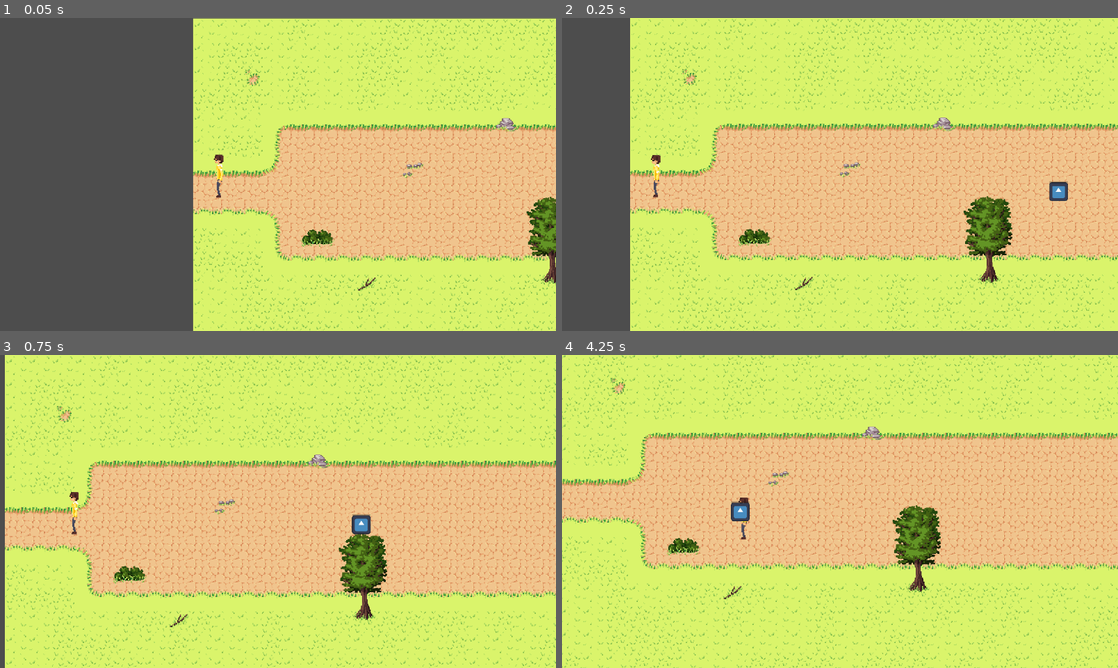
Above: before the commit, frames 1-4 (two rows, left to right).
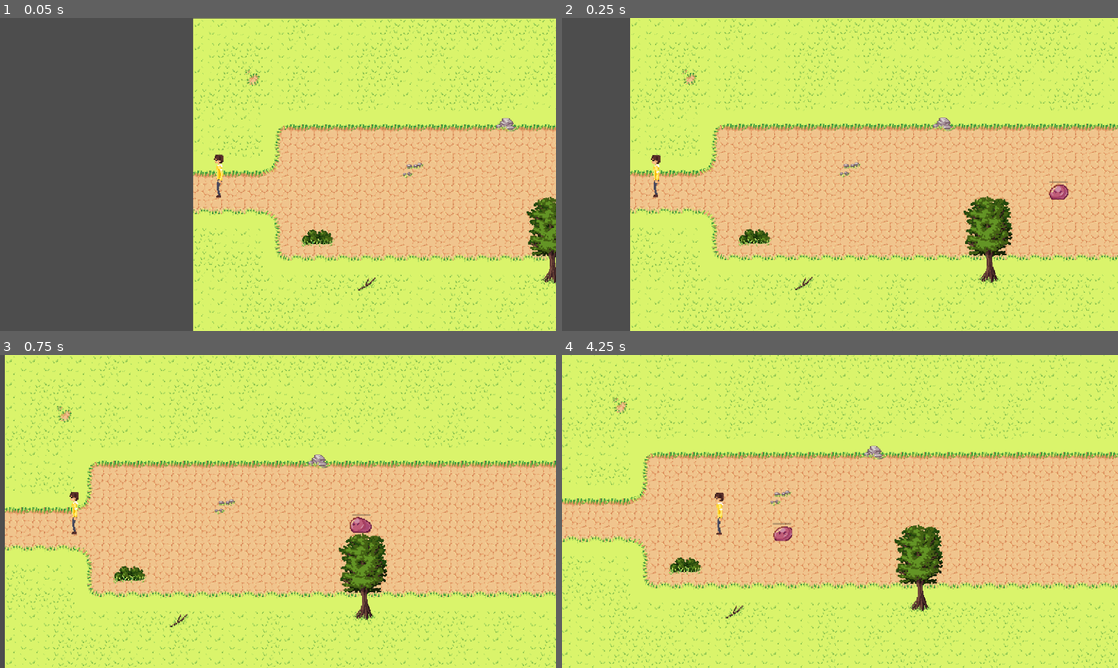
Above: after the commit, the same moments.

Repository: Kiwi-the-Cat/Untitled-Roguelike
Game: Godot game, scene res://level/level_3.tscn
Two runs of this game, one before a commit and one after it. Both use one fixed random seed, a clock stepped at 60 frames per second and the inputs below. This scene is started directly instead of the project's main scene. The engine's default icon, where the game draws it, is replaced by a stand-in: a white triangle on a blue panel in a dark square.
Inputs (mouse positions are in pixels of both pictures, inside the frame that each line leads up to):
- Up to frame 1 (0.05 s): no input
- Up to frame 2 (0.25 s): no input
- Up to frame 3 (0.75 s): move the mouse to (400, 495) at 0.52 s; hold Right (ui_right) from 0.53 s (still down); click (400, 495) at 0.6 s
- Up to frame 4 (4.25 s): release Right (ui_right) at 1.25 s; drag from (728, 527) to (812, 574) at 1.27 s; move the mouse to (895, 442) at 2.02 s; hold Right (ui_right) 2.03-2.75 s; click (895, 442) at 2.1 s; drag from (812, 574) to (873, 511) at 2.77 s; move the mouse to (1006, 558) at 3.52 s; hold Left (ui_left) from 3.53 s (still down); click (1006, 558) at 3.6 s

Frame 1 is identical in both runs. In frame 2, 0.2% of the frame differs, in the area x 87-92%, y 52-59%; in frame 3, 0.2%; in frame 4, 31%, in the area x 0-100%, y 0-100%.

Commit message:
Added animations to enemy attack
Also had to fix player collisions again?

Diff:
--- a/enemies/enemy.gd
+++ b/enemies/enemy.gd
@@ -16,8 +16,15 @@
 var currentPos:Vector2
 var nextPos:Vector2
 
-func _process(delta):
-	move()
+func _process(_delta):
+	if(attacking):
+		$AnimatedSprite2D.play("attack")
+	elif(health <= 0):
+		$AnimatedSprite2D.play("death")
+	else:
+		$AnimatedSprite2D.play("idle")
+	if(player != null):
+		move()
 
 func move():
 	target = Vector2(player.position.x, player.position.y)
@@ -35,6 +42,6 @@
 func _on_attack_timer_timeout():
 	attacking = true
 
-func _on_hitbox_area_entered(area):
+func _on_hitbox_area_entered(_area):
 	attacking = false
 	attackTimer.start(0.5)
--- a/enemies/enemy.tscn
+++ b/enemies/enemy.tscn
@@ -1,24 +1,158 @@
-[gd_scene load_steps=6 format=3 uid="uid://d1bd4e7q7jh2p"]
+[gd_scene load_steps=26 format=3 uid="uid://d1bd4e7q7jh2p"]
 
-[ext_resource type="Texture2D" uid="uid://bjy37sh85ccg5" path="res://icon.svg" id="1_6s5g5"]
 [ext_resource type="Script" path="res://enemies/enemy.gd" id="1_hlivd"]
+[ext_resource type="Texture2D" uid="uid://csfkkhgj2nord" path="res://assets/slime_attack.png" id="2_2p043"]
+[ext_resource type="Texture2D" uid="uid://7raq8dwgqir" path="res://assets/slime_death.png" id="3_r2qxm"]
+[ext_resource type="Texture2D" uid="uid://xocnw8o402pa" path="res://assets/slime_hit.png" id="4_cha8e"]
+[ext_resource type="Texture2D" uid="uid://coydq20j4ocs" path="res://assets/slime_idle.png" id="5_3j27t"]
+
+[sub_resource type="AtlasTexture" id="AtlasTexture_0u2e0"]
+atlas = ExtResource("2_2p043")
+region = Rect2(0, 0, 32, 32)
+
+[sub_resource type="AtlasTexture" id="AtlasTexture_v26se"]
+atlas = ExtResource("2_2p043")
+region = Rect2(32, 0, 32, 32)
+
+[sub_resource type="AtlasTexture" id="AtlasTexture_00g6x"]
+atlas = ExtResource("2_2p043")
+region = Rect2(64, 0, 32, 32)
+
+[sub_resource type="AtlasTexture" id="AtlasTexture_ecnk0"]
+atlas = ExtResource("2_2p043")
+region = Rect2(96, 0, 32, 32)
+
+[sub_resource type="AtlasTexture" id="AtlasTexture_08g25"]
+atlas = ExtResource("2_2p043")
+region = Rect2(128, 0, 32, 32)
+
+[sub_resource type="AtlasTexture" id="AtlasTexture_0mcvl"]
+atlas = ExtResource("3_r2qxm")
+region = Rect2(0, 0, 32, 32)
+
+[sub_resource type="AtlasTexture" id="AtlasTexture_sswwg"]
+atlas = ExtResource("3_r2qxm")
+region = Rect2(32, 0, 32, 32)
+
+[sub_resource type="AtlasTexture" id="AtlasTexture_qn0q3"]
+atlas = ExtResource("3_r2qxm")
+region = Rect2(64, 0, 32, 32)
+
+[sub_resource type="AtlasTexture" id="AtlasTexture_fdunv"]
+atlas = ExtResource("3_r2qxm")
+region = Rect2(96, 0, 32, 32)
+
+[sub_resource type="AtlasTexture" id="AtlasTexture_h2dh0"]
+atlas = ExtResource("3_r2qxm")
+region = Rect2(128, 0, 32, 32)
+
+[sub_resource type="AtlasTexture" id="AtlasTexture_7m8me"]
+atlas = ExtResource("3_r2qxm")
+region = Rect2(160, 0, 32, 32)
+
+[sub_resource type="AtlasTexture" id="AtlasTexture_dsd00"]
+atlas = ExtResource("4_cha8e")
+region = Rect2(0, 0, 32, 32)
+
+[sub_resource type="AtlasTexture" id="AtlasTexture_yhsdi"]
+atlas = ExtResource("4_cha8e")
+region = Rect2(32, 0, 32, 32)
+
+[sub_resource type="AtlasTexture" id="AtlasTexture_8k4qd"]
+atlas = ExtResource("4_cha8e")
+region = Rect2(64, 0, 32, 32)
+
+[sub_resource type="AtlasTexture" id="AtlasTexture_qjhsi"]
+atlas = ExtResource("5_3j27t")
+region = Rect2(0, 0, 32, 32)
+
+[sub_resource type="AtlasTexture" id="AtlasTexture_7iwbj"]
+atlas = ExtResource("5_3j27t")
+region = Rect2(32, 0, 32, 32)
+
+[sub_resource type="AtlasTexture" id="AtlasTexture_p0hkm"]
+atlas = ExtResource("5_3j27t")
+region = Rect2(64, 0, 32, 32)
 
 [sub_resource type="SpriteFrames" id="SpriteFrames_iml0o"]
 animations = [{
 "frames": [{
 "duration": 1.0,
-"texture": ExtResource("1_6s5g5")
+"texture": SubResource("AtlasTexture_0u2e0")
+}, {
+"duration": 1.0,
+"texture": SubResource("AtlasTexture_v26se")
+}, {
+"duration": 1.0,
+"texture": SubResource("AtlasTexture_00g6x")
+}, {
+"duration": 1.0,
+"texture": SubResource("AtlasTexture_ecnk0")
+}, {
+"duration": 1.0,
+"texture": SubResource("AtlasTexture_08g25")
 }],
 "loop": true,
-"name": &"default",
+"name": &"attack",
+"speed": 5.0
+}, {
+"frames": [{
+"duration": 1.0,
+"texture": SubResource("AtlasTexture_0mcvl")
+}, {
+"duration": 1.0,
+"texture": SubResource("AtlasTexture_sswwg")
+}, {
+"duration": 1.0,
+"texture": SubResource("AtlasTexture_qn0q3")
+}, {
+"duration": 1.0,
+"texture": SubResource("AtlasTexture_fdunv")
+}, {
+"duration": 1.0,
+"texture": SubResource("AtlasTexture_h2dh0")
+}, {
+"duration": 1.0,
+"texture": SubResource("AtlasTexture_7m8me")
+}],
+"loop": true,
+"name": &"death",
+"speed": 5.0
+}, {
+"frames": [{
+"duration": 1.0,
+"texture": SubResource("AtlasTexture_dsd00")
+}, {
+"duration": 1.0,
+"texture": SubResource("AtlasTexture_yhsdi")
+}, {
+"duration": 1.0,
+"texture": SubResource("AtlasTexture_8k4qd")
+}],
+"loop": true,
+"name": &"hurt",
+"speed": 5.0
+}, {
+"frames": [{
+"duration": 1.0,
+"texture": SubResource("AtlasTexture_qjhsi")
+}, {
+"duration": 1.0,
+"texture": SubResource("AtlasTexture_7iwbj")
+}, {
+"duration": 1.0,
+"texture": SubResource("AtlasTexture_p0hkm")
+}],
+"loop": true,
+"name": &"idle",
 "speed": 5.0
 }]
 
 [sub_resource type="CircleShape2D" id="CircleShape2D_idl6e"]
-radius = 84.0238
+radius = 83.006
 
 [sub_resource type="CircleShape2D" id="CircleShape2D_6kusr"]
-radius = 84.006
+radius = 74.027
 
 [node name="Enemy" type="CharacterBody2D"]
 collision_layer = 5
@@ -26,7 +160,10 @@
 script = ExtResource("1_hlivd")
 
 [node name="AnimatedSprite2D" type="AnimatedSprite2D" parent="."]
+scale = Vector2(6, 6)
 sprite_frames = SubResource("SpriteFrames_iml0o")
+animation = &"idle"
+frame_progress = 0.748929
 
 [node name="Hitbox" type="Area2D" parent="."]
 collision_layer = 2
--- a/player/Player.gd
+++ b/player/Player.gd
@@ -6,7 +6,7 @@
 @onready var playerSprite : AnimatedSprite2D = $Sprite
 
 
-func _physics_process(delta):
+func _physics_process(_delta):
 	# Get the input direction and handle the movement/deceleration.
 	# As good practice, you should replace UI actions with custom gameplay actions.
 	var directionX = Input.get_axis("ui_left", "ui_right")
@@ -24,8 +24,7 @@
 	move_and_slide()
 
 
-func _process(delta):
-	#print(velocity)
+func _process(_delta):
 	if (velocity.x < .1 and velocity.x > -.1) and (velocity.y < .1 and velocity.y > -.1):
 		playerSprite.play("idle")
 	elif (velocity.x > .1 or velocity.x < -.1) and (velocity.y > .1 or velocity.y < -.1):
--- a/player/Player.tscn
+++ b/player/Player.tscn
@@ -80,6 +80,8 @@
 frame_progress = 0.306744
 
 [node name="HurtBox" type="Area2D" parent="."]
+collision_layer = 2
+collision_mask = 2
 
 [node name="CollisionShape2D" type="CollisionShape2D" parent="HurtBox"]
 scale = Vector2(0.954866, 1)
Not shown, added: assets/slime_attack.png.import
Not shown, added: assets/slime_death.png.import
Not shown, added: assets/slime_hit.png.import
Not shown, added: assets/slime_idle.png.import
